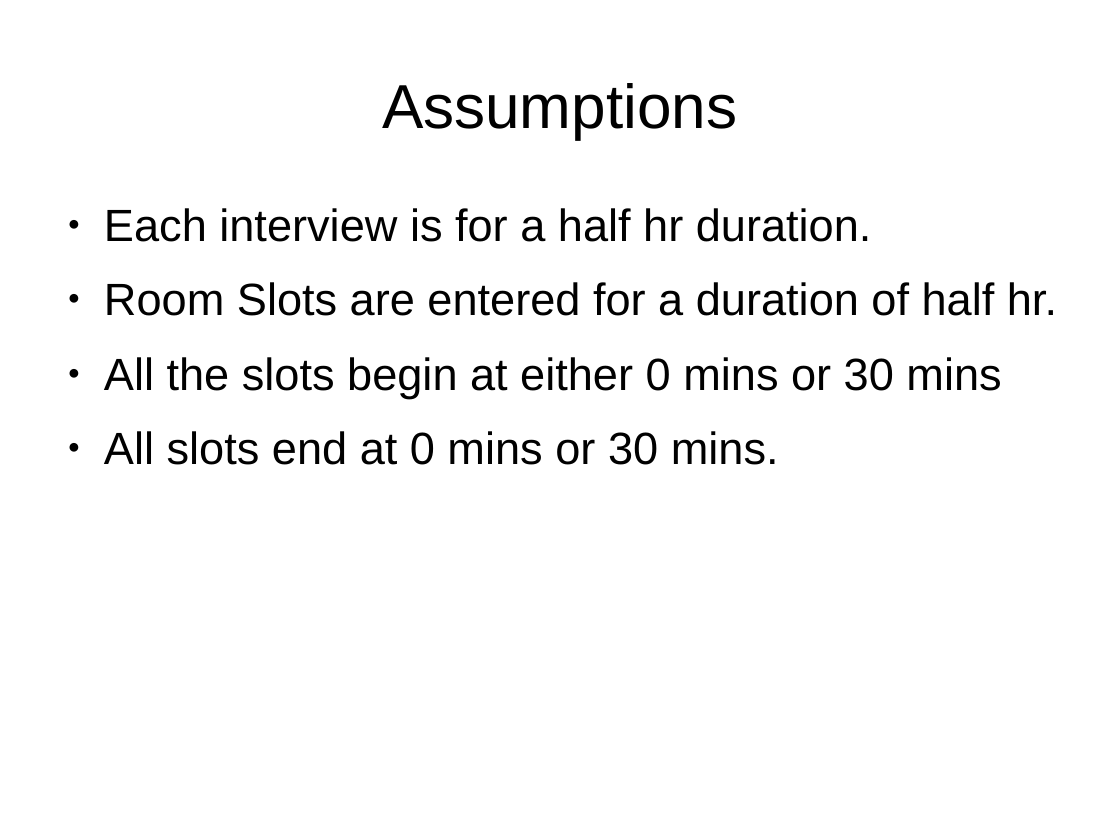
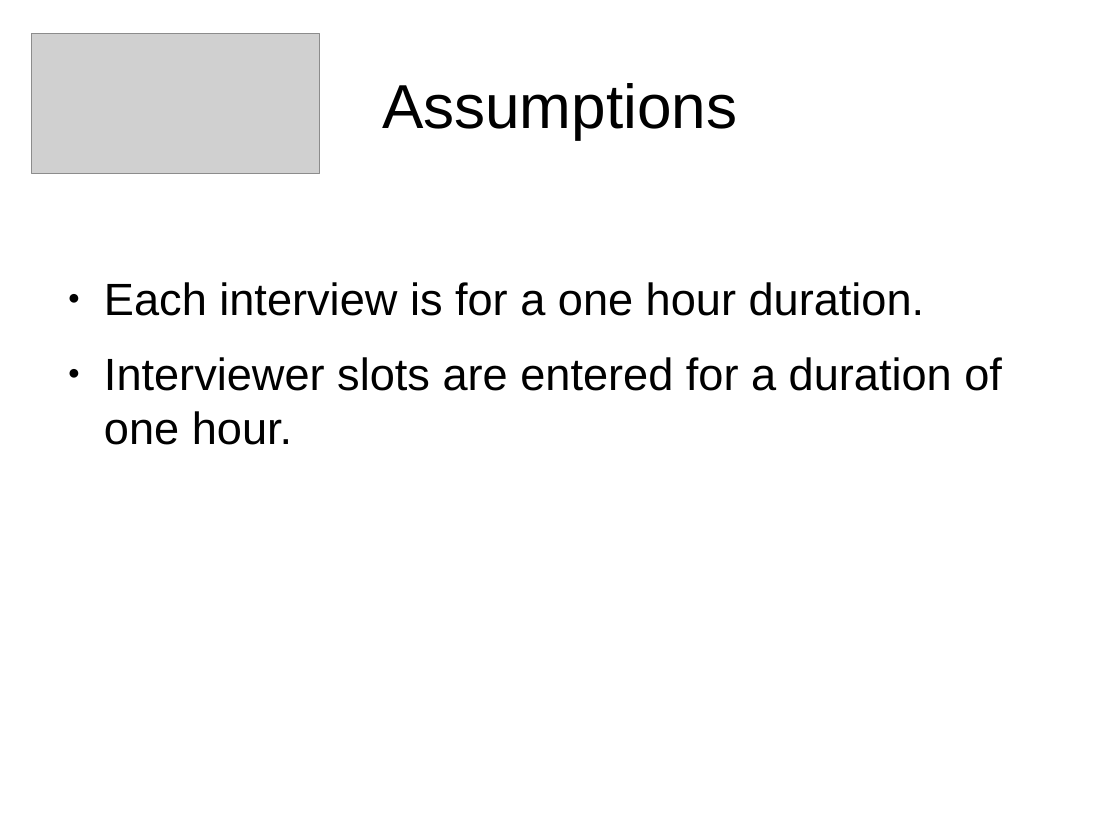
Before and after one commit to akankshaD/Amazon-s-Project, a slide deck: slide 3 of Amazon ppt.odp. Drawn at 1120x840 pixels with LibreOffice and Linux fonts; fonts in the diff are those of the drawing; grey boxes stand for pictures. Boxes give left, top, right and bottom in pixels: in the first picture for what was removed or moved away, otherwise in the second. Text is boxed around its words. In the diff, an @@ line names an element or a change of style, - is before the commit and + after.

```diff
--- a/Amazon ppt.odp
+++ b/Amazon ppt.odp
@@ picture added at <box>32,34,319,174</box> @@
@@ text at <box>104,282,1002,445</box>: text changed @@
-● Each interview is for a half hr duration.
-● Room Slots are entered for a duration of half hr.
-● All the slots begin at either 0 mins or 30 mins
-● All slots end at 0 mins or 30 mins.
+● Each interview is for a one hour duration.
+● Interviewer slots are entered for a duration of one hour.
```
Also in this commit, not shown: 4 other slides changed, 4 slides added, 2 slides removed.
